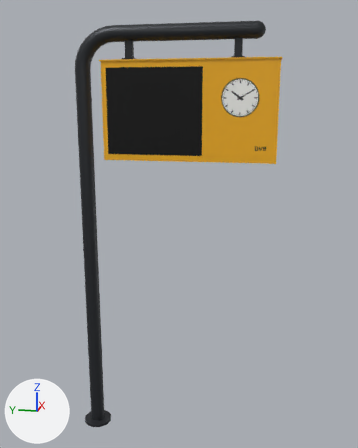
One commit to the glTF model godot/assets/models/stops/dfi_large.glb: the scene before it, then after it.
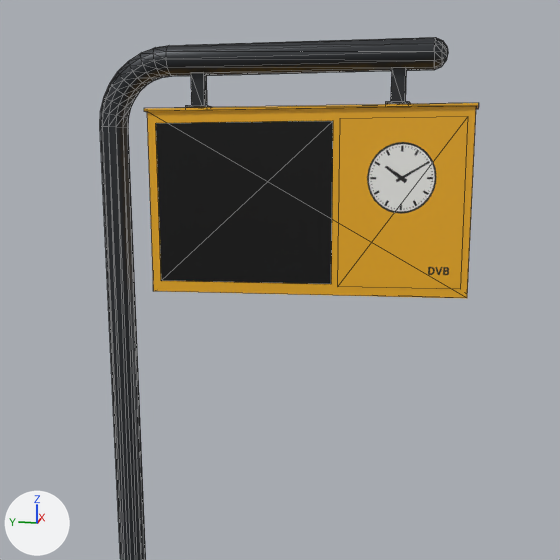
Each version appears first whole from a 50 mm lens placed at (-4.12, -1.65, 3.08), pointed at (0.06, -0.81, 2.03), and next in a close-up on the part from 6% to 91% of the width and 0% to 69% of the height. The lights are fixed; the arrows at lower left show +X, +Y and +Z. The last two pictures show the newer version. The close-ups show mesh edges as thin lines. Vertices at exactly the same position are counted once.

Before the edit, the objects in view are built like this:
```python
me_dfilarge = bpy.data.meshes.new('DfiLarge')
me_dfilarge.from_pydata(...)  # 265 vertices, 452 faces; spans x -0.13..0.13, y -1.64..0.13, z 0.0..3.68
# faces by material slot: [420, 24, 4, 4]
me_dfilarge.materials.append(mat_stoppole)  # dark grey #33363a
me_dfilarge.materials.append(mat_dfihousing)  # orange #f2b01e
me_dfilarge.materials.append(mat_dfiemit)  # black #050505
me_dfilarge.materials.append(mat_dfipanel)  # picture img_dfi_panel
ob_dfilarge = bpy.data.objects.new('DfiLarge', me_dfilarge)
ob_dfilarge.location = (0.0, 0.0, 0.0)
```
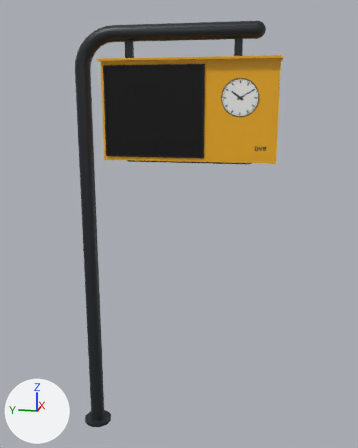
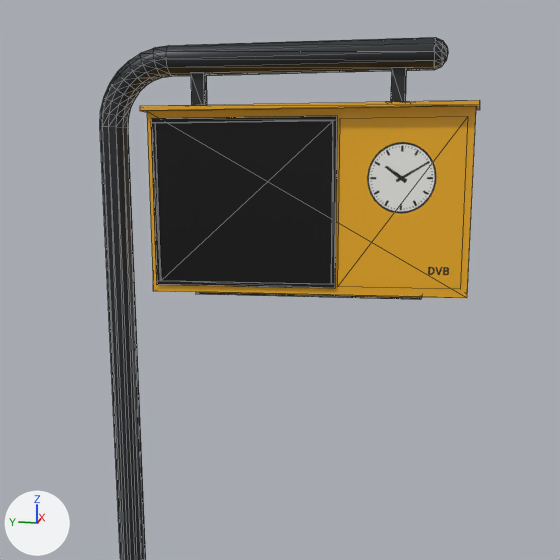
Pixel boxes [x1, y1, x2, y2] of what changed, in the close-ups (560 x 560 px; the box of a moved part takes in the faces that stretch with it):
'DfiLarge', reshaped
    before: [100, 37, 479, 560]
    after: [100, 37, 480, 560]
part 1 of me_dfilarge, added
    after: [196, 292, 422, 300]
part 2 of me_dfilarge, added (orange)
    after: [140, 100, 480, 112]
part 3 of me_dfilarge, added
    after: [151, 116, 337, 288]
part 4 of me_dfilarge, moved or reshaped (not visible afterwards)
    before: [144, 103, 479, 112]

Patch to the scene script:
```diff
--- a/godot/assets/models/stops/dfi_large.glb.py
+++ b/godot/assets/models/stops/dfi_large.glb.py
@@ mat_signframe @@
+mat_signframe = principled_material('SignFrame')
+mat_signframe.base_color = (0.0116, 0.0116, 0.0116)  # black #1c1c1c
+mat_signframe.metallic = 0.3
+mat_signframe.roughness = 0.4
@@ me_dfilarge @@
 # used by ob_dfilarge; location = (0.0, 0.0, 0.0)
-me_dfilarge.from_pydata(...)  # 265 vertices, 452 faces; spans x -0.13..0.13, y -1.64..0.13, z 0.0..3.68
+me_dfilarge.from_pydata(...)  # 333 vertices, 572 faces; spans x -0.13..0.13, y -1.64..0.13, z 0.0..3.68
+# me_dfilarge part 1: a new loose piece, a box spanning x -0.06..0.06, y -1.43..-0.39, z 2.588..2.6, in mat_stoppole (dark grey #33363a)
+# me_dfilarge part 2: a new loose piece, a box spanning x -0.13..0.13, y -1.645..-0.175, z 3.4..3.418, in mat_dfihousing (orange #f2b01e)
+# me_dfilarge part 3: a new loose piece of 24 vertices spanning x -0.09..-0.08, y -1.05..-0.21, z 2.63..3.37, in mat_signframe (black #1c1c1c)
+# me_dfilarge part 4
+# 7 vertices are removed from x -0.09..0.09, y -1.64..-0.18, z 3.4..3.41
+# 12 faces are deleted
+# 1 vertex moves from x 0.09, y -0.18, z 3.4 to x 0.01, y -0.4, z 3.42
+# 5 vertices are added at (0.0, -0.4, 3.42), (-0.01, -0.4, 3.42), (-0.01, -0.42, 3.42), (0.0, -0.42, 3.42), (0.01, -0.42, 3.42)
+# 6 new vertices lie (0.0, 0.0, 0.14) away from vertices in x -0.01..0.09, y -0.42..-0.18, z 3.4..3.42
+# 12 new faces join them, mat_stoppole (dark grey #33363a)
+# other edits to the shape of me_dfilarge do not show in these pictures
 me_dfilarge.materials.append(mat_stoppole)
@@ me_dfilarge @@
 me_dfilarge.materials.append(mat_dfipanel)
+me_dfilarge.materials.append(mat_signframe)  # black #1c1c1c
```
